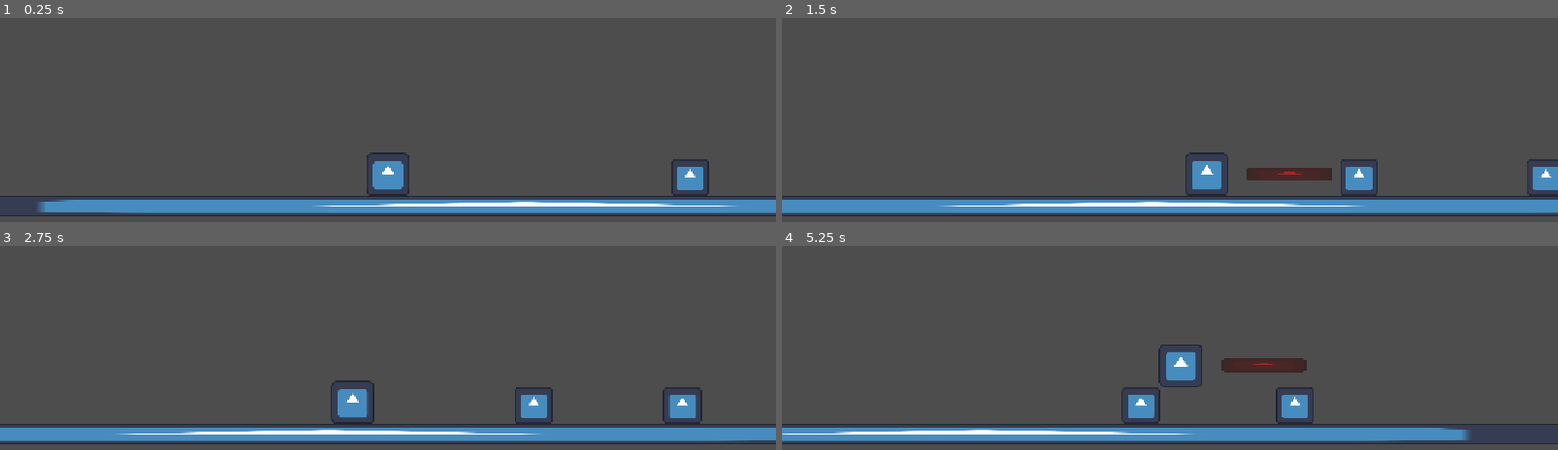
Above: before the commit, frames 1-4 (two rows, left to right).
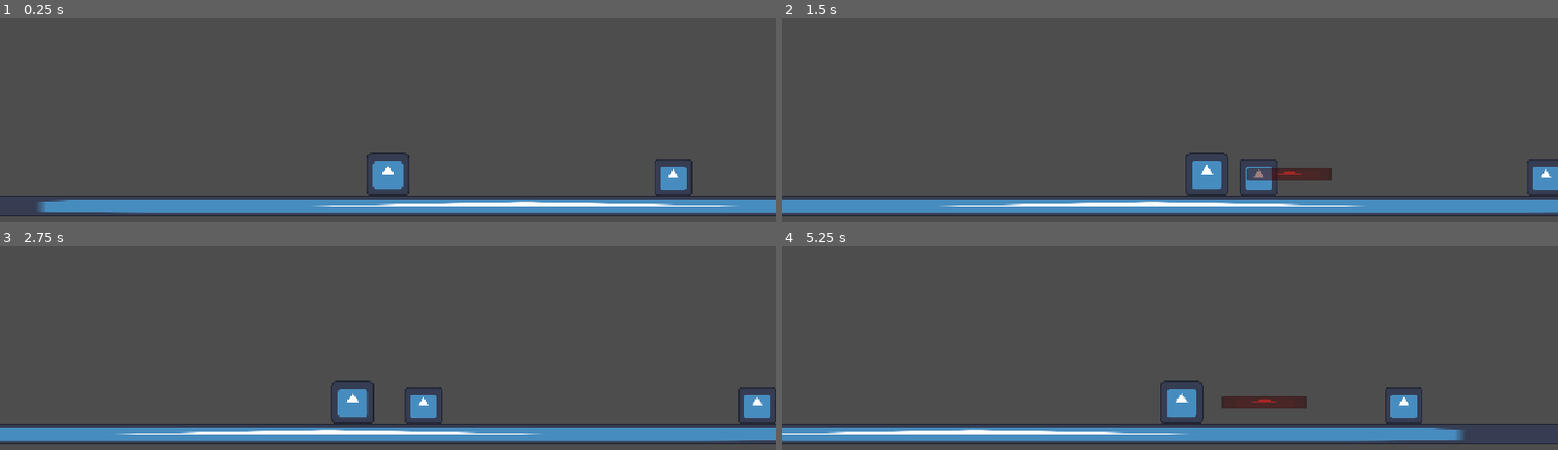
Above: after the commit, the same moments.

Repository: grigorevion/olonkhoslaher
Game: Godot game, scene res://scenes/TestLevel.tscn
Same seed, same stepped clock (60 frames per second), same inputs: the game is played once before the commit and once after it. The engine's default icon, where the game draws it, is replaced by a stand-in: a white triangle on a blue panel in a dark square.
Inputs (mouse positions are in pixels of both pictures, inside the frame that each line leads up to):
- Up to frame 1 (0.25 s): no input
- Up to frame 2 (1.5 s): move the mouse to (outside the picture) at 0.52 s; hold D (move_right) from 0.53 s (still down); click (outside the picture) at 0.6 s; tap Space (jump) at 0.77 s; move the mouse to (1014, 50) at 1.27 s; click (1014, 50) at 1.35 s
- Up to frame 3 (2.75 s): tap Space (jump) at 1.52 s; move the mouse to (outside the picture) at 2.02 s; release D (move_right) at 2.03 s; hold A (move_left) from 2.03 s (still down); click (outside the picture) at 2.1 s
- Up to frame 4 (5.25 s): move the mouse to (1131, 343) at 2.77 s; release A (move_left) at 2.78 s; hold D (move_right) 2.78-4.28 s; click (1131, 343) at 2.85 s; tap Space (jump) at 3.02, 3.77, 4.52 s; move the mouse to (1402, 323) at 3.52 s; click (1402, 323) at 3.6 s; move the mouse to (outside the picture) at 4.27 s; hold A (move_left) 4.28-5.03 s; click (outside the picture) at 4.35 s; move the mouse to (1208, 258) at 5.02 s; hold D (move_right) from 5.03 s (still down); click (1208, 258) at 5.1 s

The runs differ from the first frame. In frame 1, 0.7% of the frame differs, in the area x 84-92%, y 69-88%; in frame 2, 1.0%; in frame 3, 2.2%; in frame 4, 4.4%, in the area x 0-89%, y 48-96%.

Commit message:
игрок проходит сквозь врагов

Diff:
--- a/charecters/enemy/Enemy.tscn
+++ b/charecters/enemy/Enemy.tscn
@@ -3,10 +3,12 @@
 [ext_resource type="Script" uid="uid://ccse7hkd5uoyi" path="res://charecters/enemy/base_enemy.gd" id="1_vlrxu"]
 [ext_resource type="Texture2D" uid="uid://cu7dvl7b0nbvo" path="res://icon.svg" id="1_xteyd"]
 
-[sub_resource type="RectangleShape2D" id="RectangleShape2D_bbxxh"]
+[sub_resource type="RectangleShape2D" id="RectangleShape2D_oatem"]
 size = Vector2(114, 110)
 
 [node name="Enemy" type="CharacterBody2D" unique_id=1475197485]
+disable_mode = 1
+collision_layer = 4
 script = ExtResource("1_vlrxu")
 
 [node name="Sprite2D" type="Sprite2D" parent="." unique_id=1184465285]
@@ -14,5 +16,5 @@
 scale = Vector2(0.890625, 0.859375)
 texture = ExtResource("1_xteyd")
 
-[node name="CollisionShape2D" type="CollisionShape2D" parent="." unique_id=2034165220]
-shape = SubResource("RectangleShape2D_bbxxh")
+[node name="CollisionShape2D" type="CollisionShape2D" parent="." unique_id=484056632]
+shape = SubResource("RectangleShape2D_oatem")
--- a/charecters/enemy/base_enemy.gd
+++ b/charecters/enemy/base_enemy.gd
@@ -6,35 +6,55 @@
 var hp = 3
 var knockback_timer = 0.0
 
-@export var patrol_distance = 150.0 # Насколько далеко враг уходит от начальной точки
+var wait_time = 1.0
+var wait_timer = 0.0
+
+var patrol_distance = 200.0
 var start_position = Vector2.ZERO
 
 func _ready():
 	start_position = global_position
+	patrol_distance = randf_range(100.0, 300.0)
+	wait_time = randf_range(0.5, 2.0)
+	direction = [-1, 1].pick_random()
+	$Sprite2D.flip_h = direction < 0
 
 func _physics_process(delta: float) -> void:
 	if not is_on_floor():
 		velocity.y += gravity * delta
 
+	# Если враг получил удар (в стане)
 	if knockback_timer > 0.0:
 		knockback_timer -= delta
 		velocity.x = move_toward(velocity.x, 0, 1500 * delta)
 	else:
-		velocity.x = direction * SPEED
+		# Если таймер ожидания активен — стоим на месте
+		if wait_timer > 0.0:
+			wait_timer -= delta
+			velocity.x = 0
+		else:
+			velocity.x = direction * SPEED
 
-		# --- ЛОГИКА ПАТРУЛИРОВАНИЯ ---
-		# Если отошел слишком далеко вправо или влево от старта, разворачиваемся
-		if global_position.x > start_position.x + patrol_distance:
-			direction = -1
-			$Sprite2D.flip_h = true
-		elif global_position.x < start_position.x - patrol_distance:
-			direction = 1
-			$Sprite2D.flip_h = false
+			# Проверяем края
+			if global_position.x > start_position.x + patrol_distance:
+				direction = -1
+				$Sprite2D.flip_h = true
+				wait_timer = wait_time
+				velocity.x = 0
+				start_position.x += 1
+			elif global_position.x < start_position.x - patrol_distance:
+				direction = 1
+				$Sprite2D.flip_h = false
+				wait_timer = wait_time
+				velocity.x = 0
+				start_position.x -= 1
 
-		# Если уперся в стену, разворачиваемся
-		if is_on_wall():
-			direction *= -1
-			$Sprite2D.flip_h = direction < 0
+			# Если уперся в стену
+			if is_on_wall():
+				direction *= -1
+				$Sprite2D.flip_h = direction < 0
+				wait_timer = wait_time
+				velocity.x = 0
 
 	move_and_slide()
 
@@ -43,10 +63,12 @@
 	knockback_timer = 0.2
 	print("Враг получил урон! Осталось HP: ", hp)
 
-	if global_position.x > get_tree().get_first_node_in_group("player").global_position.x:
-		velocity.x = knockback_power
-	else:
-		velocity.x = -knockback_power
+	# Откидывание убрано, так как физика врага может быть нарушена
+	# Но если хочешь вернуть, раскомментируй код ниже:
+	#if global_position.x > get_tree().get_first_node_in_group("player").global_position.x:
+	#	velocity.x = knockback_power
+	#else:
+	#	velocity.x = -knockback_power
 
 	if hp <= 0:
 		queue_free()
--- a/charecters/player/Player.tscn
+++ b/charecters/player/Player.tscn
@@ -10,6 +10,7 @@
 size = Vector2(254, 40)
 
 [node name="Player" type="CharacterBody2D" unique_id=1400714358 groups=["player"]]
+collision_layer = 2
 script = ExtResource("1_xwbi6")
 
 [node name="Sprite2D" type="Sprite2D" parent="." unique_id=276026001]
@@ -19,6 +20,8 @@
 shape = SubResource("RectangleShape2D_bbxxh")
 
 [node name="AttackArea" type="Area2D" parent="." unique_id=101435416]
+z_index = 10
+collision_mask = 7
 
 [node name="CollisionShape2D" type="CollisionShape2D" parent="AttackArea" unique_id=1365283329]
 position = Vector2(206, -1)
